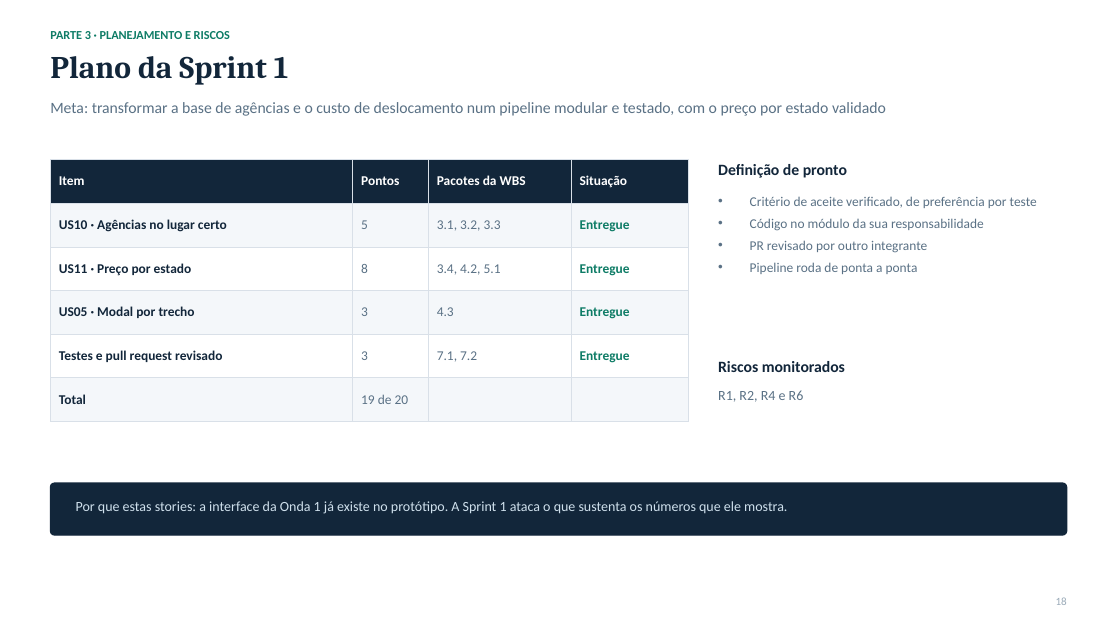
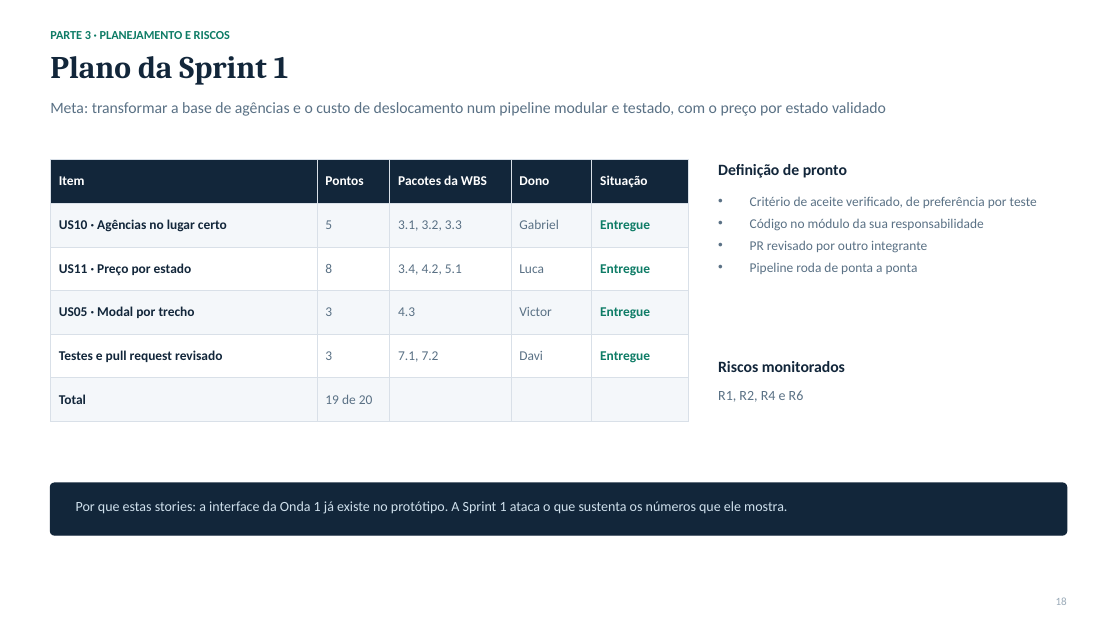
Before and after one commit to davi-cassiano/Projeto-Varela, a slide deck: slide 18 of docs/apresentacao-checkpoint-4-6.pptx. Drawn at 1120x630 pixels with LibreOffice and Linux fonts; fonts in the diff are those of the drawing. Boxes give left, top, right and bottom in pixels: in the first picture for what was removed or moved away, otherwise in the second. Text is boxed around its words. In the diff, an @@ line names an element or a change of style, - is before the commit and + after.

```diff
--- a/docs/apresentacao-checkpoint-4-6.pptx
+++ b/docs/apresentacao-checkpoint-4-6.pptx
@@ table at box(50, 160, 688, 408) @@
+column 4: Dono | Gabriel | Luca | Victor | Davi | 
```
Also in this commit, not shown: 1 other slide changed, 1 other file.
